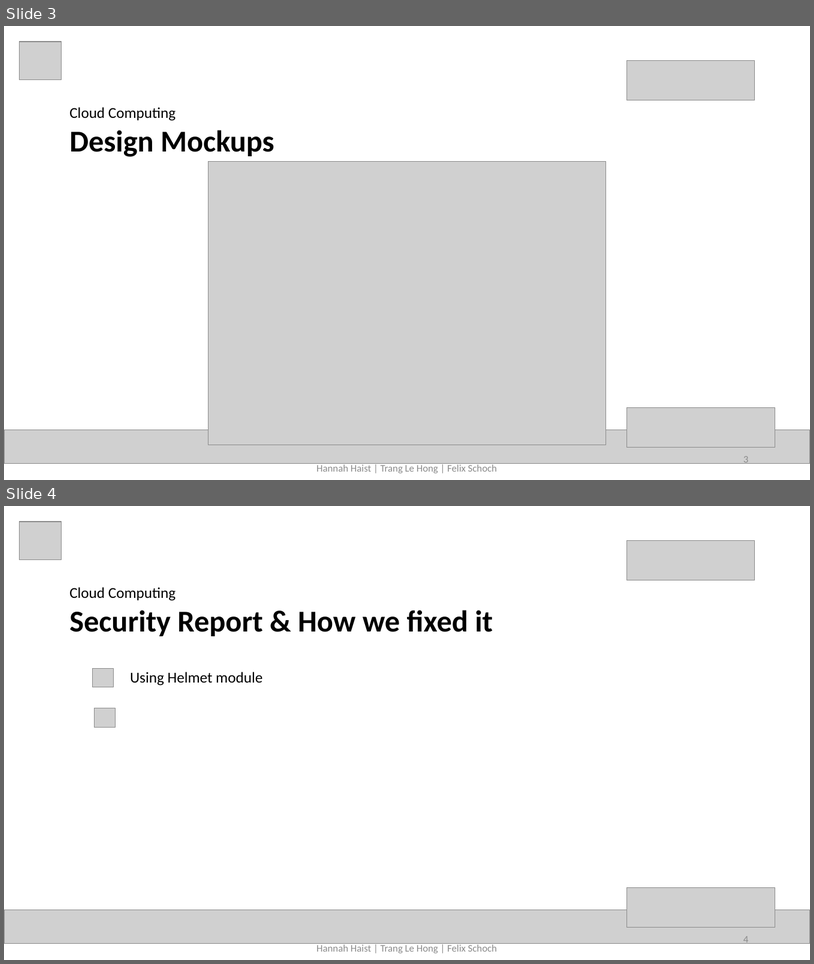
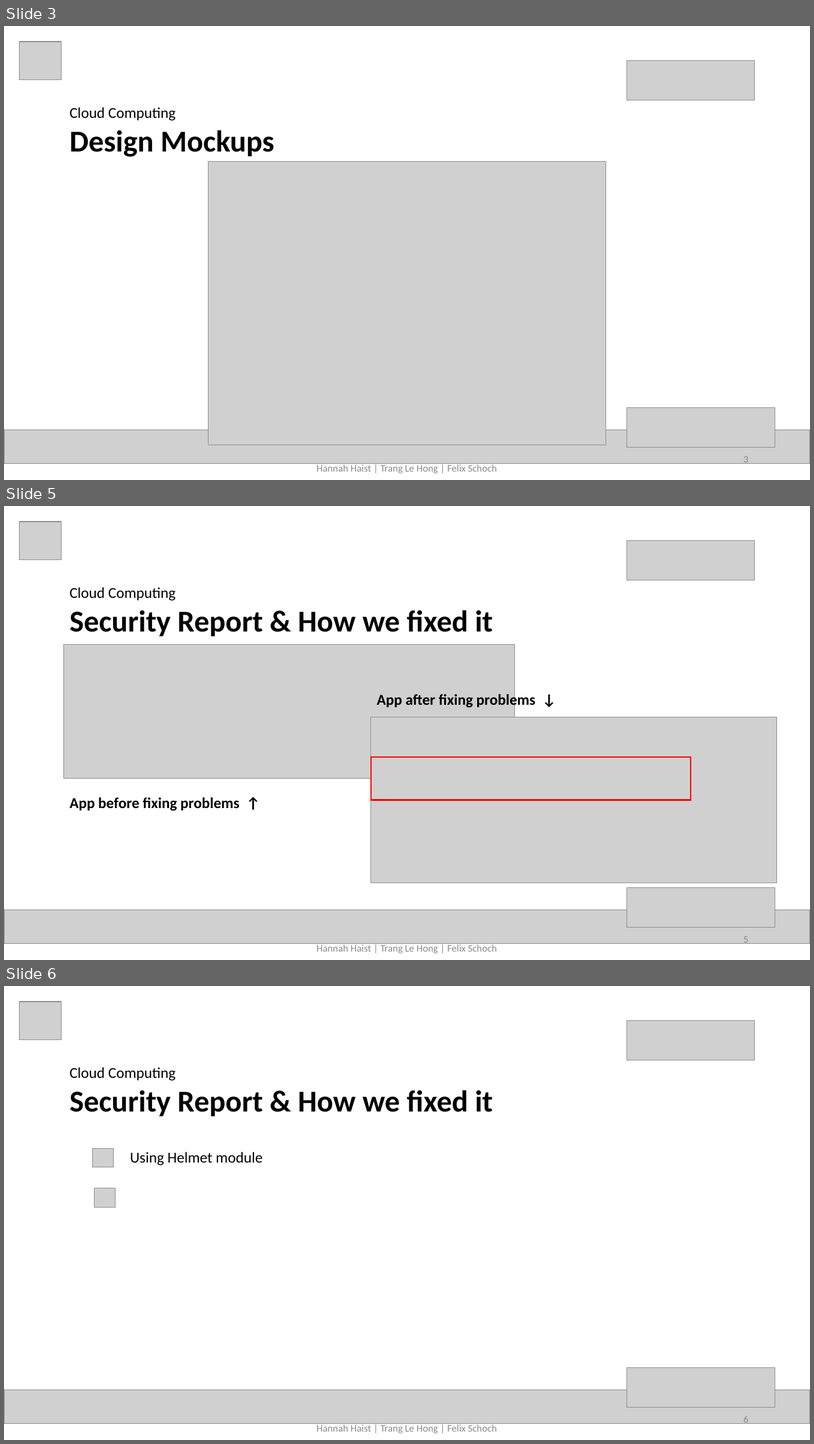
Before and after one commit to lehongtrang272/cloud_computing, a slide deck: presentation/cloud computing presentation2.pptx. Shown one above the other, each under a label of ours: slides 3 and 4 before the commit, slides 3, 5 and 6 after it; the slides between them are not shown. The pictures are 814x964 and 814x1444 pixels, drawn with LibreOffice and Linux fonts; fonts in the diff are those of the drawing; grey boxes stand for pictures. Boxes give left, top, right and bottom in pixels: in the first picture for what was removed or moved away, otherwise in the second. Text is boxed around its words. In the diff, an @@ line names an element or a change of style, - is before the commit and + after.

Commit message:
presentation change

```diff
--- a/presentation/cloud computing presentation2.pptx
+++ b/presentation/cloud computing presentation2.pptx
@@ slide 5 added at (4, 506, 810, 960), background #FFFFFF @@
@@ picture added at (20, 522, 62, 560) @@
@@ picture added at (627, 540, 755, 580) @@
@@ text added at (69, 587, 493, 636), 36 pt, text #000000, bold @@
+Cloud Computing
+Security Report & How we fixed it
@@ picture added at (64, 645, 516, 778) @@
@@ text added at (377, 692, 536, 708), 18 pt, text #000000, bold @@
+App after fixing problems ↓
@@ picture added at (371, 717, 778, 882) @@
@@ rectangle added at (371, 757, 691, 800), outline #FF0000 1.5 pt @@
@@ text added at (69, 797, 240, 811), 18 pt, text #000000, bold @@
+App before fixing problems ↑
@@ picture added at (627, 888, 776, 927) @@
@@ picture added at (4, 910, 810, 943) @@
@@ page number added at (744, 936, 749, 945), 12 pt, text #8C8C8C @@
+5
@@ text added at (317, 943, 497, 953), 12 pt, text #8C8C8C @@
+Hannah Haist | Trang Le Hong | Felix Schoch
@@ what was slide 4 is now slide 6 @@
@@ page number at (744, 1416, 749, 1425): text changed @@
-4
+6
```
Also in this commit, not shown: 1 other slide added.
